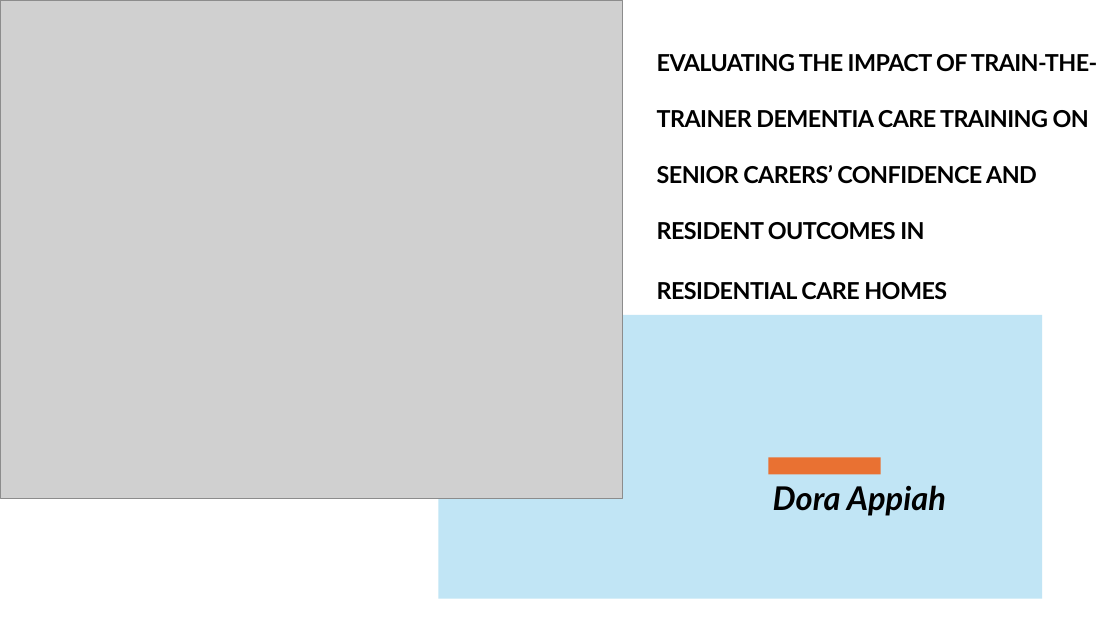
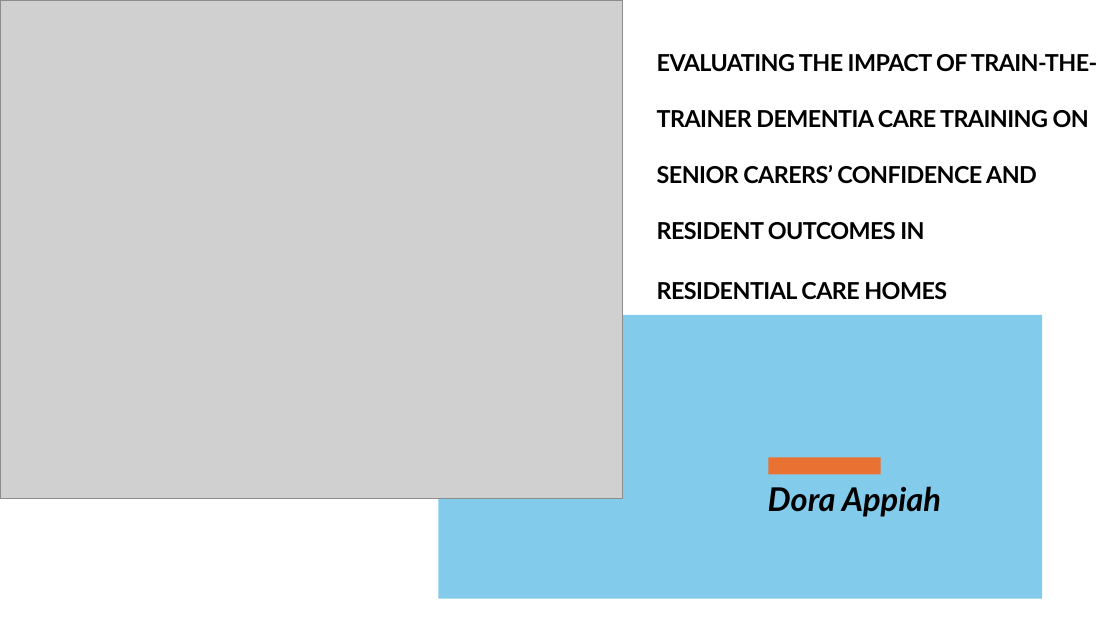
Before and after one commit to Gbekoilias/M-618-4171-HSC, a slide deck: slide 1 of Deliverables/Task 3.pptx. Drawn at 1120x630 pixels with LibreOffice and Linux fonts; fonts in the diff are those of the drawing; grey boxes stand for pictures. Boxes give left, top, right and bottom in pixels: in the first picture for what was removed or moved away, otherwise in the second. Text is boxed around its words. In the diff, an @@ line names an element or a change of style, - is before the commit and + after.

```diff
--- a/Deliverables/Task 3.pptx
+++ b/Deliverables/Task 3.pptx
@@ rectangle at (x1=439, y1=315, x2=1043, y2=599): fill #C1E5F5 to #83CBEB @@
@@ text "Dora Appiah" moved from (x1=773, y1=485, x2=946, y2=516) to (x1=768, y1=486, x2=941, y2=517) @@
```
Also in this commit, not shown: 8 slides added, 3 other files.
